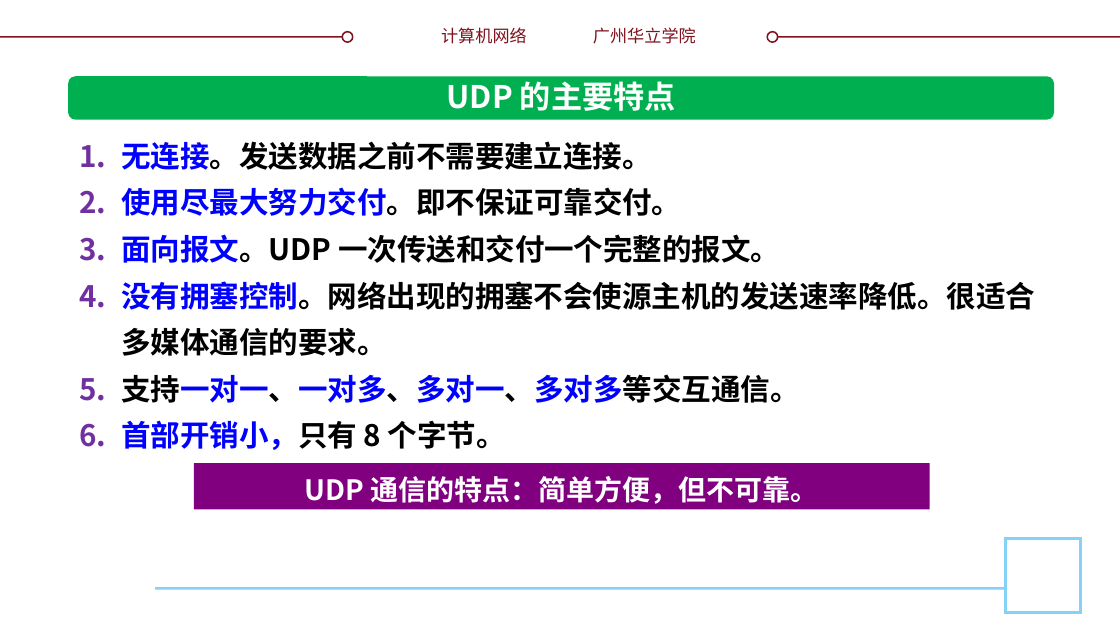
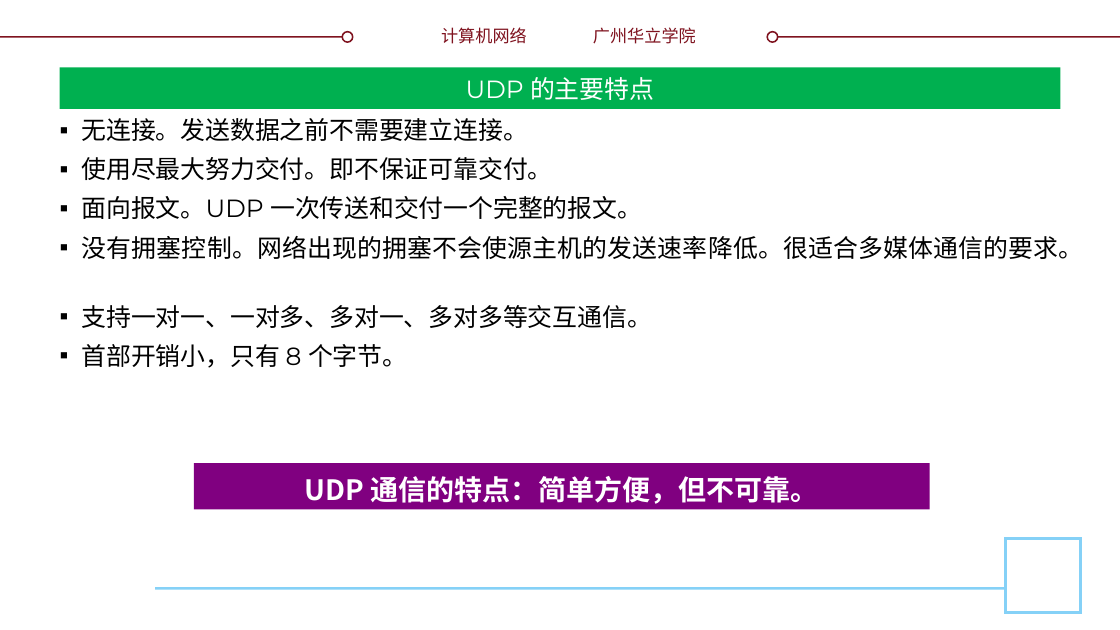
Before and after one commit to glplaman/glplaman.github.io, a slide deck: slide 22 of network/ppt/chap5.pptx. Drawn at 1120x630 pixels with LibreOffice and Linux fonts; fonts in the diff are those of the drawing; background and template pictures are left out. Boxes give left, top, right and bottom in pixels: in the first picture for what was removed or moved away, otherwise in the second. Text is boxed around its words. In the diff, an @@ line names an element or a change of style, - is before the commit and + after.

```diff
--- a/network/ppt/chap5.pptx
+++ b/network/ppt/chap5.pptx
@@ title "UDP 的主要特点": place and size @@
-title "UDP 的主要特点" at (446, 81, 676, 111)
+title "UDP 的主要特点" at (59, 67, 1061, 109)
@@ title "UDP 的主要特点" at (59, 67, 1061, 109): size 20 to 16 pt, font Noto Sans CJK SC to Montserrat, bold off; vertical alignment top to middle; fill none to #00B050 @@
@@ rounded rectangle removed at (68, 76, 1054, 120) @@
@@ text "无连接。发送数据之前不需要建立连接。": place and size @@
-text "无连接。发送数据之前不需要建立连接。" at (121, 141, 1035, 450)
+text "无连接。发送数据之前不需要建立连接。" at (82, 118, 1084, 368)
@@ text "无连接。发送数据之前不需要建立连接。" at (82, 118, 1084, 368): size 19 to 16 pt, font Noto Sans CJK SC to Montserrat, bold off; text colour #0000FF to #000000 in "无连接。发送数据之前不需要建立连接。", "使用尽最大努力交付。即不保证可靠交付。", "面向报文。UDP", "没有拥塞控制。网络出现的拥塞不会使源主机的发送速率降低。很适合多媒体通信的要求。" and 2 more places; alignment left to justified; bullet 1. to ▪; line spacing 30pt to 1; more space between paragraphs @@
```
Also in this commit, not shown: 16 other slides changed, 3 slides added, 19 other files.
